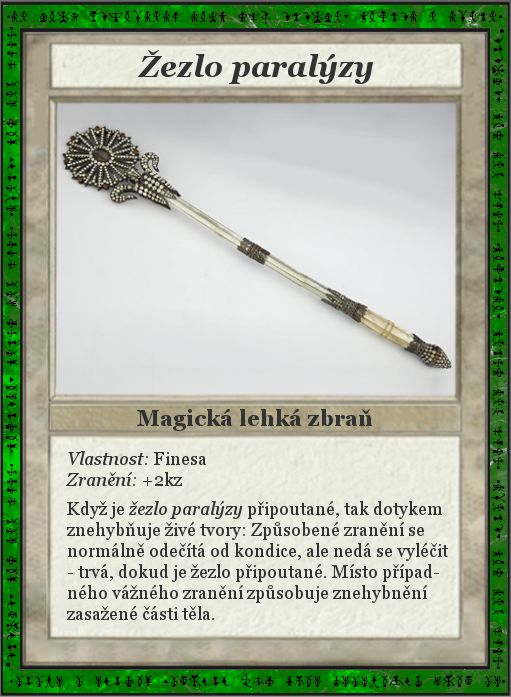
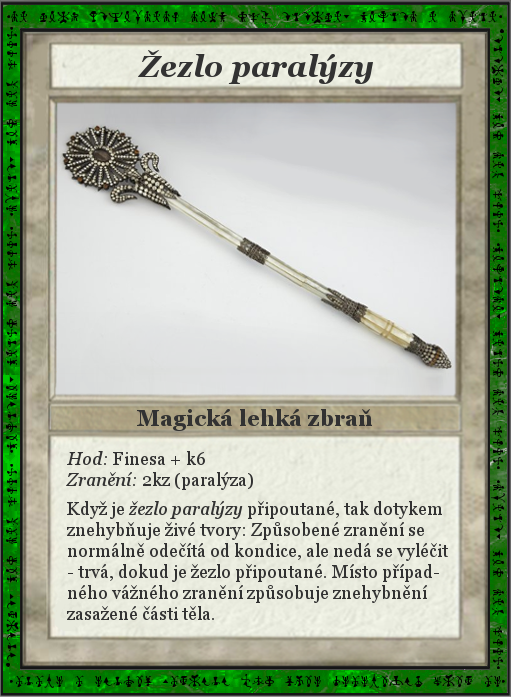
Comparing the layer stacks of the two 511×697 images. Changes:
renamed "Vlastnost: Finesa ..." to "Hod: Finesa + k6 ...", painted on it over box(67, 451, 253, 490)
